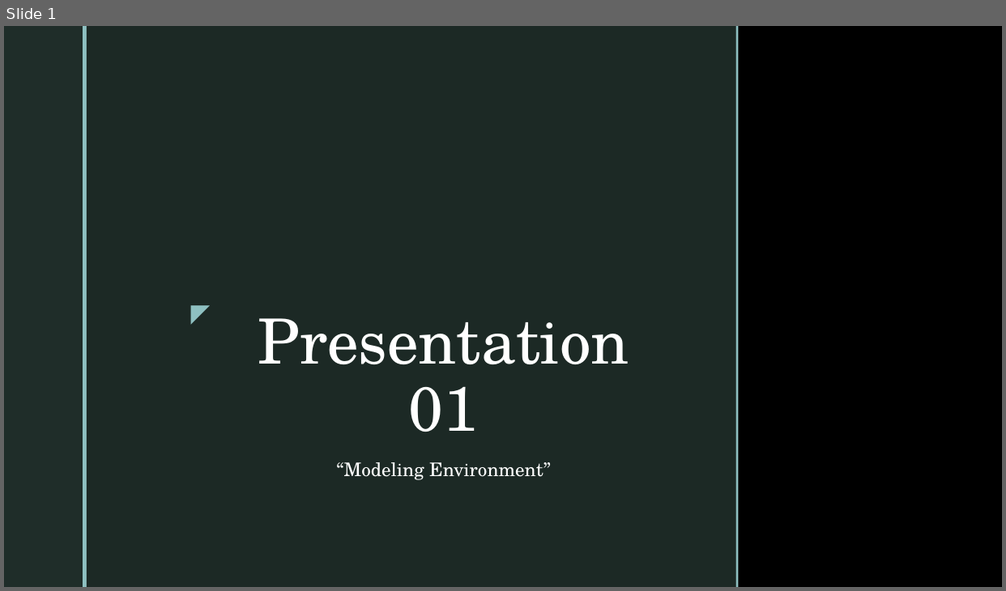
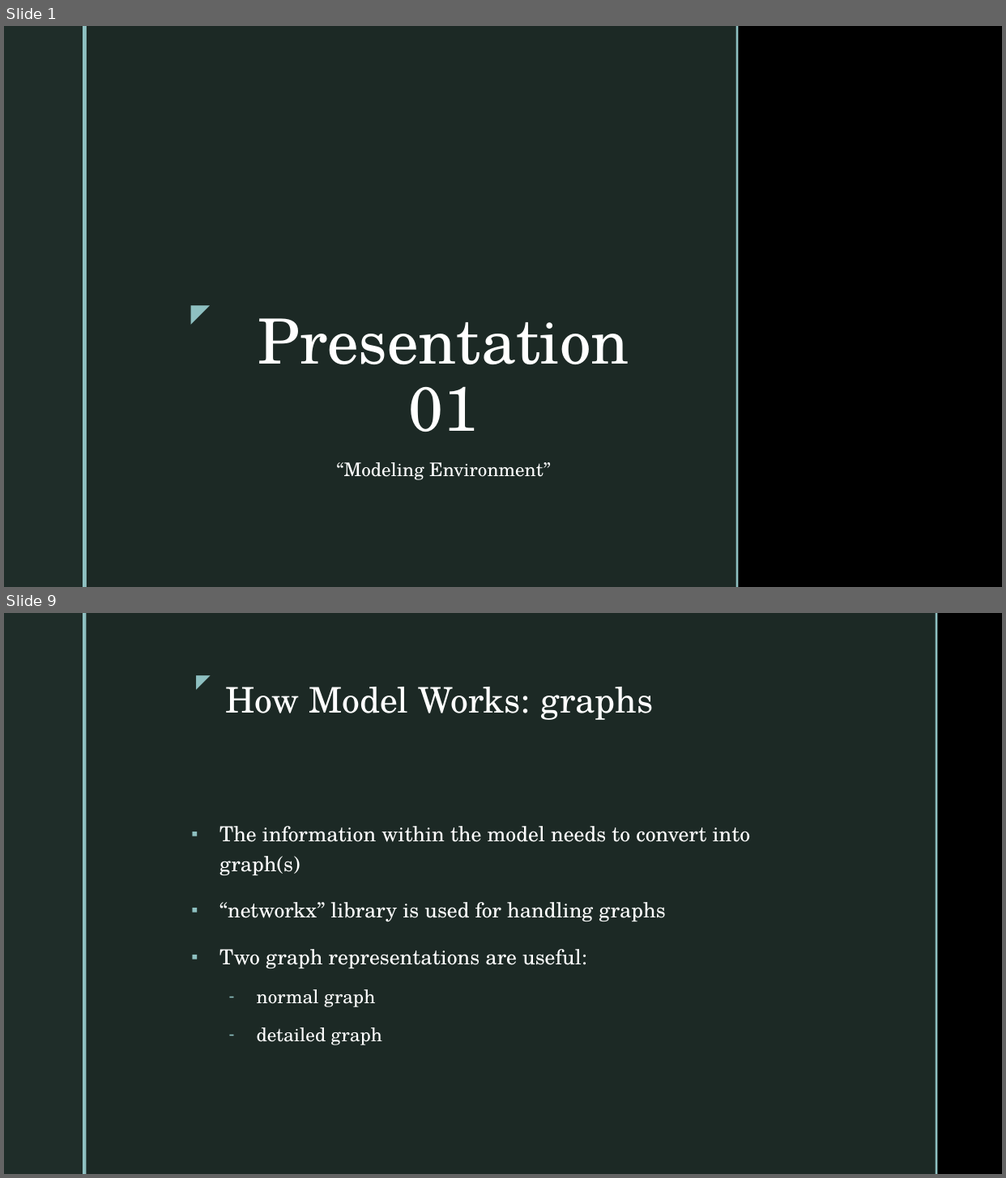
Before and after one commit to cmudrc/pied-piper, a slide deck: Other/Presentation/Presentation 01.pptx. Shown one above the other, each under a label of ours: slide 1 before the commit, slides 1 and 9 after it; the slides between them are not shown. The pictures are 1006x591 and 1006x1178 pixels, drawn with LibreOffice and Linux fonts; fonts in the diff are those of the drawing; background and template pictures are left out. Boxes give left, top, right and bottom in pixels: in the first picture for what was removed or moved away, otherwise in the second. Text is boxed around its words. In the diff, an @@ line names an element or a change of style, - is before the commit and + after.

```diff
--- a/Other/Presentation/Presentation 01.pptx
+++ b/Other/Presentation/Presentation 01.pptx
@@ slide 9 added at [4,613,1002,1174], background picture (left out); not listed: 2 template elements that a slide beside it also shows @@
@@ rectangle added at [87,613,936,1174], fill #1F2D29 at 92% opacity @@
@@ rectangle added at [936,613,938,1174], fill #8EC0C1 @@
@@ text added at [184,666,217,696], 18 pt, text #8EC0C1 @@
+◤
@@ title added at [225,687,654,720], 34 pt, text #FFFFFF @@
+How Model Works: graphs
@@ text added at [219,826,751,1046], 20 pt, text #FFFFFF @@
+▪ The information within the model needs to convert into graph(s)
+▪ “networkx” library is used for handling graphs
+▪ Two graph representations are useful:
+  – normal graph
+  – detailed graph
```
Also in this commit, not shown: 9 other slides added, 1 slide removed, 4 other files.
